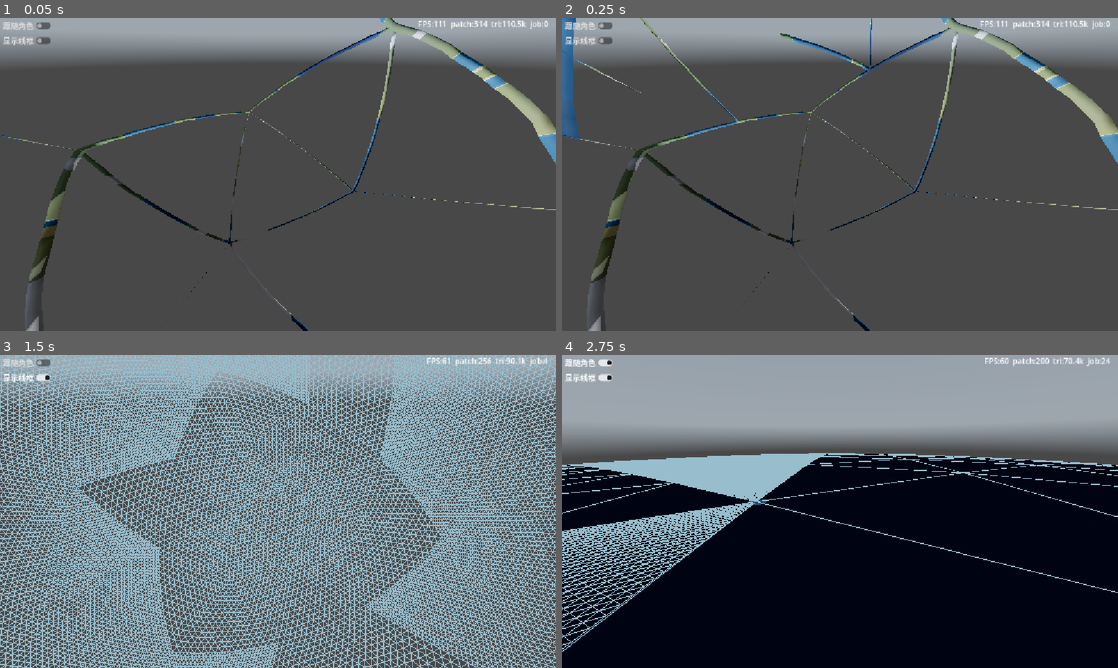
Above: before the commit, frames 1-4 (two rows, left to right).
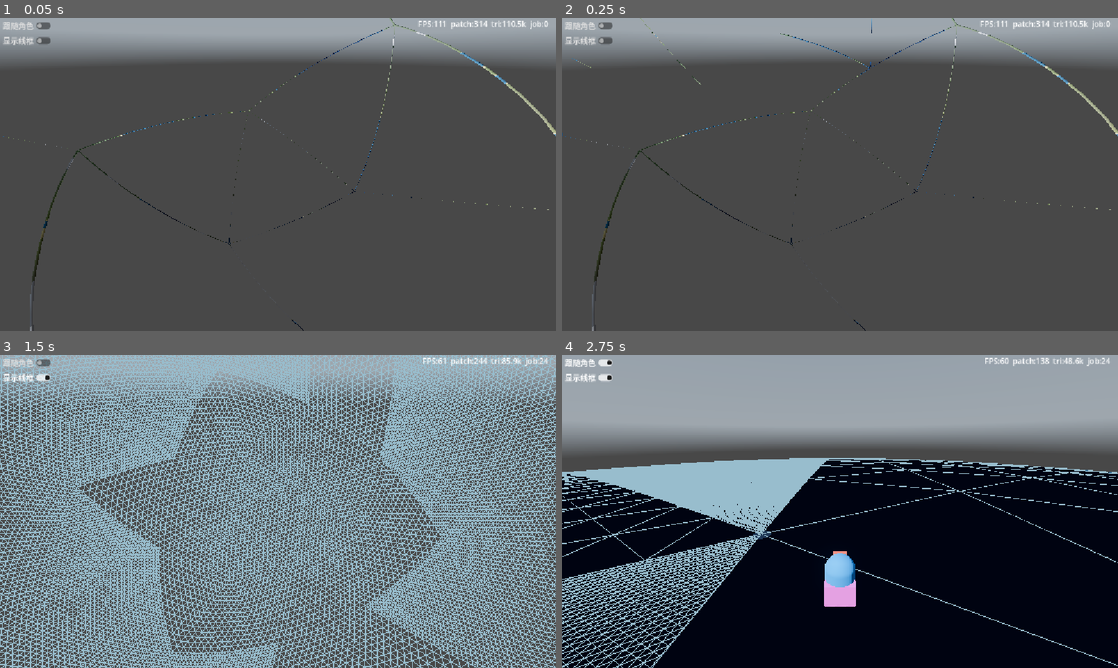
Above: after the commit, the same moments.

Repository: xiaobaibaix/stellar_era_godot
Game: Godot game, scene res://scenes/main.tscn
Same seed, same stepped clock (60 frames per second), same inputs: the game is played once before the commit and once after it. A sky picture missing from this copy of the repository is replaced by a grey-blue gradient.
Inputs (mouse positions are in pixels of both pictures, inside the frame that each line leads up to):
- Up to frame 1 (0.05 s): no input
- Up to frame 2 (0.25 s): no input
- Up to frame 3 (1.5 s): click "显示线框" at 0.5 s; tap Enter at 1.25 s; move the mouse to (400, 495) at 1.27 s; hold D from 1.28 s (still down); hold Q from 1.28 s (still down); click (400, 495) at 1.42 s
- Up to frame 4 (2.75 s): tap Space at 1.52 s; release D at 2 s; release Q at 2 s; click "跟随角色" at 2 s

The runs differ from the first frame. In frame 1, 3.6% of the frame differs, in the area x 0-100%, y 0-100%; in frame 2, 4.9%; in frame 3, 0.2%; in frame 4, 14%.

Commit message:
调整：降低山体高度

Diff:
--- a/scenes/main.tscn
+++ b/scenes/main.tscn
@@ -36,7 +36,7 @@
 resource_local_to_scene = true
 script = ExtResource("4_jyhfs")
 radius = 1000.0
-maxHeight = 25.0
+maxHeight = 5.0
 showInset = false
 showClouds = false
 walkSpeed = 10.0
@@ -48,7 +48,7 @@
 atmoExposure = 0.55
 atmoShadowSoftness = 0.44
 atmoOzone = 0.006
-atmoDither = 1.0
+atmoDither = 0.49
 cloudWindSpeed = 0.1
 cloudSilver = 4.0
 cloudPowder = 1.0
